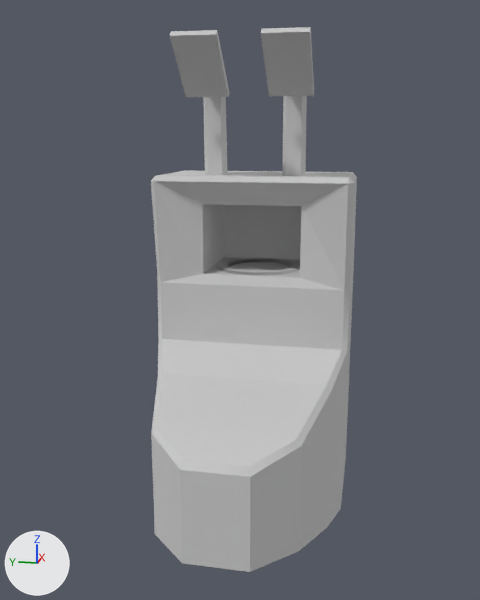
The FBX model Galactic Battle League/Assets/Models/RespawnTower.FBX: old version first, new version second.
The view is the same before and after, from a 50 mm lens placed at (-141.2, -23.9, 67.6), pointed at (-14.7, 1.3, 36.0). The axes (+X, +Y, +Z) are drawn at lower left. The lights are the same throughout. Where no turn or scale is listed for an object, it has been applied to the vertices.

Names of what the first picture shows: 'StadiumConnector004'.
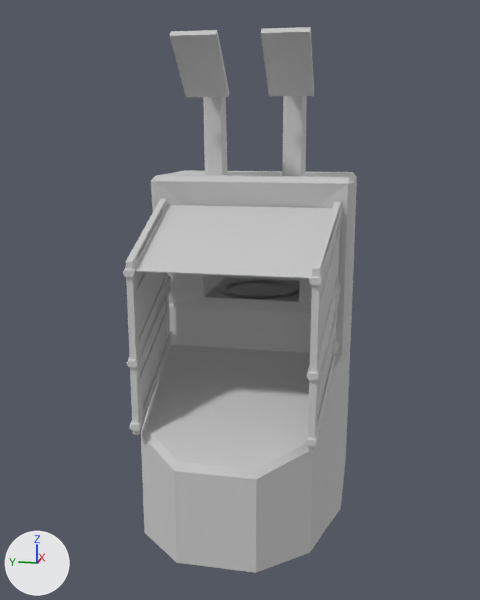
Where the newer file only moved an object's origin or applied its transform, the numbers keep the older frame.

Where the change shows, as pixel boxes (x1, y1, x2, y2) in the pictures (480 x 600 px):
'StadiumConnector004', reshaped, turned: before (151, 27, 357, 572); after (141, 27, 357, 573)
'RswpTower_Glass', added: after (134, 201, 340, 431)
'RswpTower_GlassRail', added: after (123, 198, 343, 451)
part 1 of me_mesh, rebuilt: before (216, 258, 300, 275); after (216, 279, 300, 299)
part 2 of me_mesh, rebuilt: before (151, 170, 357, 572); after (141, 170, 357, 573)

The edits, one by one:
me_mesh is used by ob_stadiumconnector004; location (0.0, 0.0, 0.0); rotation (0.0, 0.0, 3.142), in degrees (0, 0, 180); scale (0.01, 0.01, 0.01).
me_mesh had 238 vertices, 362 faces and spanned x -1404.0..4278.0, y -2000.0..2000.0, z -1000.0..8535.0.
me_mesh now has 253 vertices, 388 faces and spans x -4278.0..1472.0, y -2000.0..2000.0, z -1000.0..8535.0.
me_mesh part 1: the loose piece of 108 vertices spanning x -972.0..972.0, y -957.0..957.0, z 1000.0..4044.0 is rebuilt with 123 vertices and now spans x -972.0..1472.0, y -957.0..957.0, z 500.0..3544.0, in mat_material__0 (light grey #cacaca).
me_mesh part 2: the loose piece of 66 vertices spanning x -1404.0..4278.0, y -2000.0..2000.0, z -1000.0..6000.0 is rebuilt with 66 vertices and now spans x -4278.0..1404.0, y -2000.0..2000.0, z -1000.0..6000.0, in mat_material__0 (light grey #cacaca).
me_mesh no longer uses material mat_material__0_001 (light grey #cacaca).
Mesh me_mesh_005 is new.
It has 352 vertices, 343 faces and spans x -37.7..-12.5, y -17.7..17.7, z 16.8..55.1.
It uses material mat_material__0 (light grey #cacaca).
Mesh me_mesh_004 is new.
It has 1341 vertices, 2728 faces and spans x -38.5..-9.2, y -18.4..18.4, z 16.3..55.6.
It uses material mat_material__0 (light grey #cacaca).
Object 'StadiumConnector004' (ob_stadiumconnector004) turns from (0, 0, 180) to (0, 0, 0) degrees about x, y and z.
Object 'RswpTower_Glass' (ob_rswptower_glass) is new; it shows me_mesh_005.
Its location is (0.0, 0.0, 0.0).
Object 'RswpTower_GlassRail' (ob_rswptower_glassrail) is new; it shows me_mesh_004.
Its location is (0.0, 0.0, 0.0).
